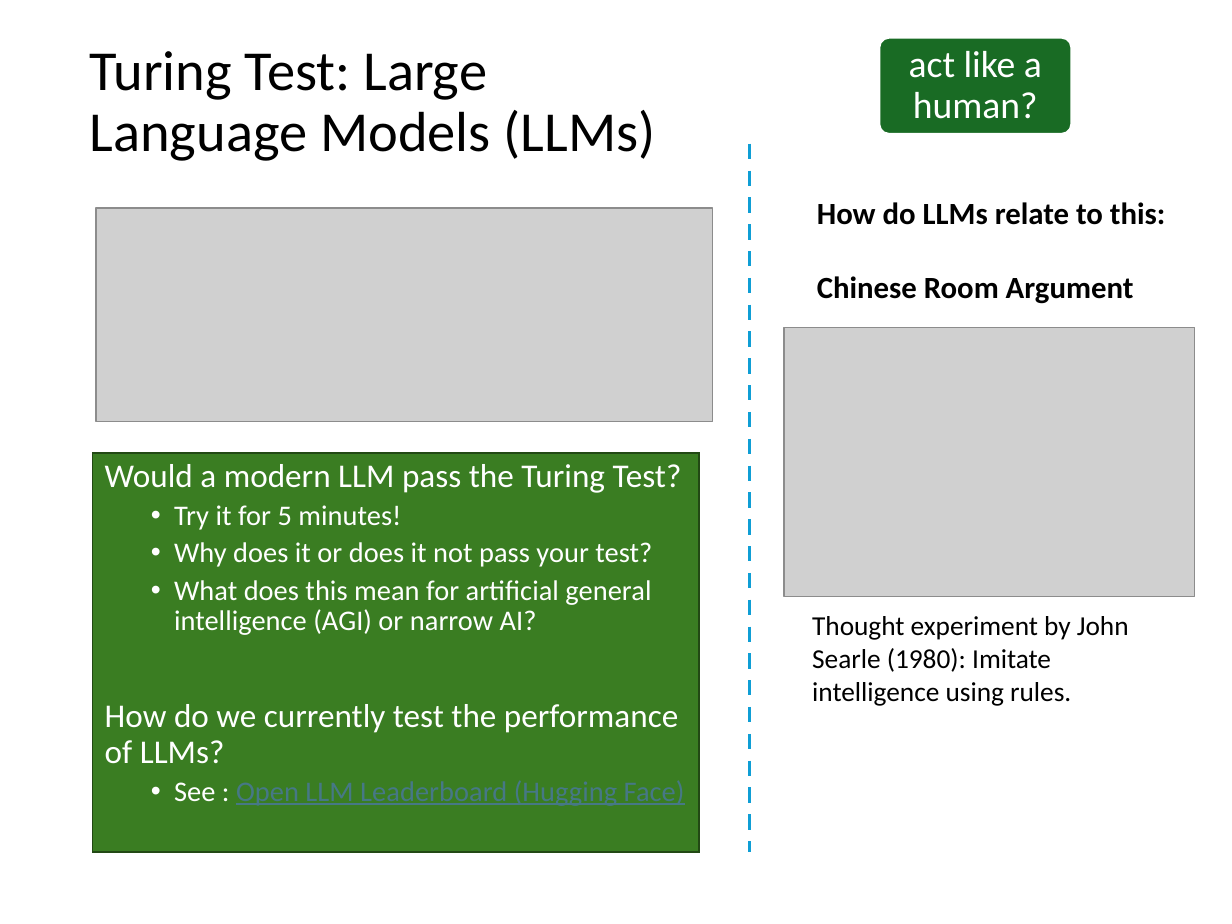
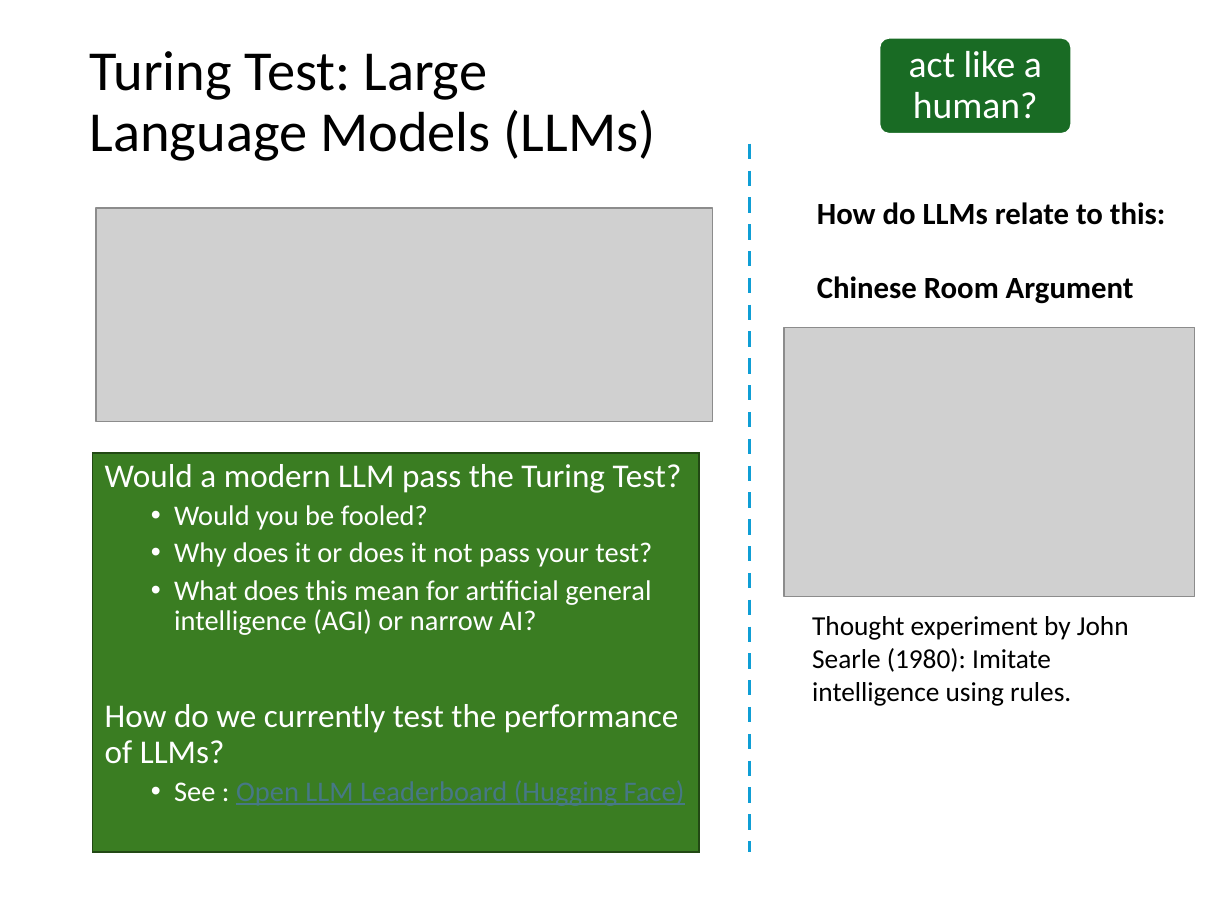
Before and after one commit to mhahsler/CS7320-AI, a slide deck: slide 10 of slides/01_intro_discussion.pptx. Drawn at 1232x924 pixels with LibreOffice and Linux fonts; fonts in the diff are those of the drawing; grey boxes stand for pictures. Boxes give left, top, right and bottom in pixels: in the first picture for what was removed or moved away, otherwise in the second. Text is boxed around its words. In the diff, an @@ line names an element or a change of style, - is before the commit and + after.

```diff
--- a/slides/01_intro_discussion.pptx
+++ b/slides/01_intro_discussion.pptx
@@ text at box(174, 505, 428, 530): text changed @@
-  • Try it for 5 minutes!
+  • Would you be fooled?
```
Also in this commit, not shown: 2 other slides changed, 1 other file.
